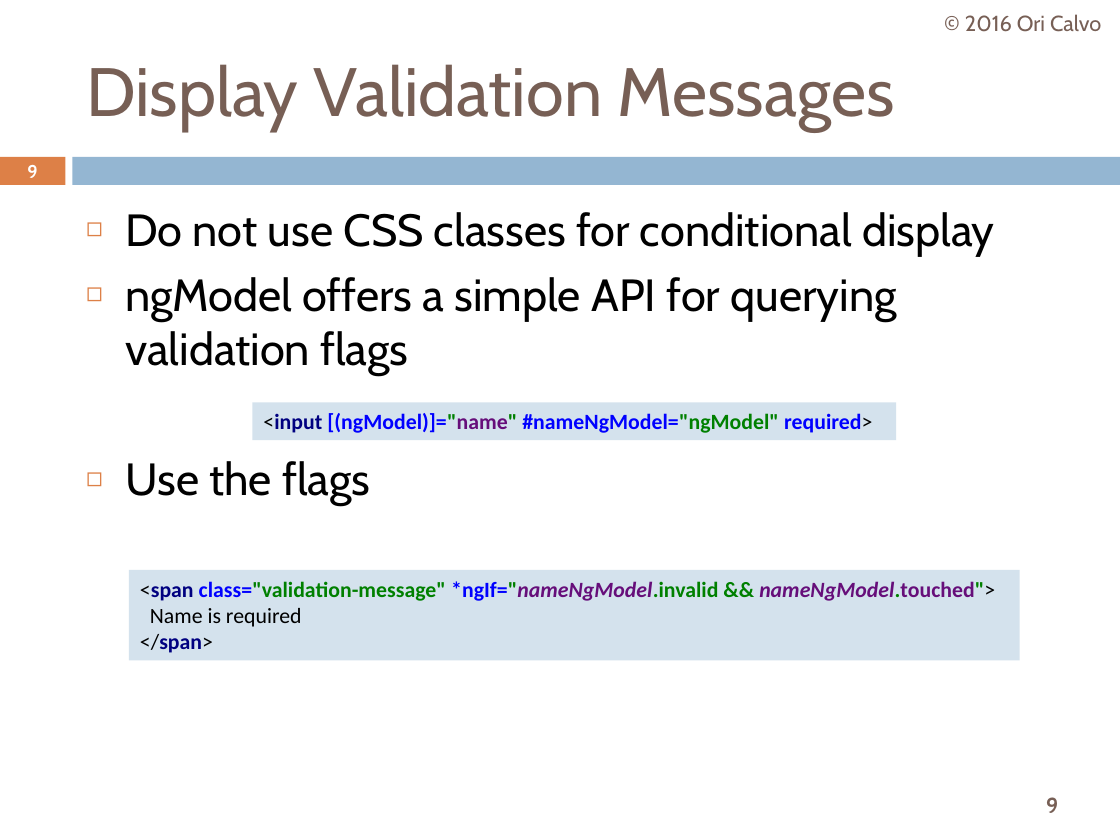
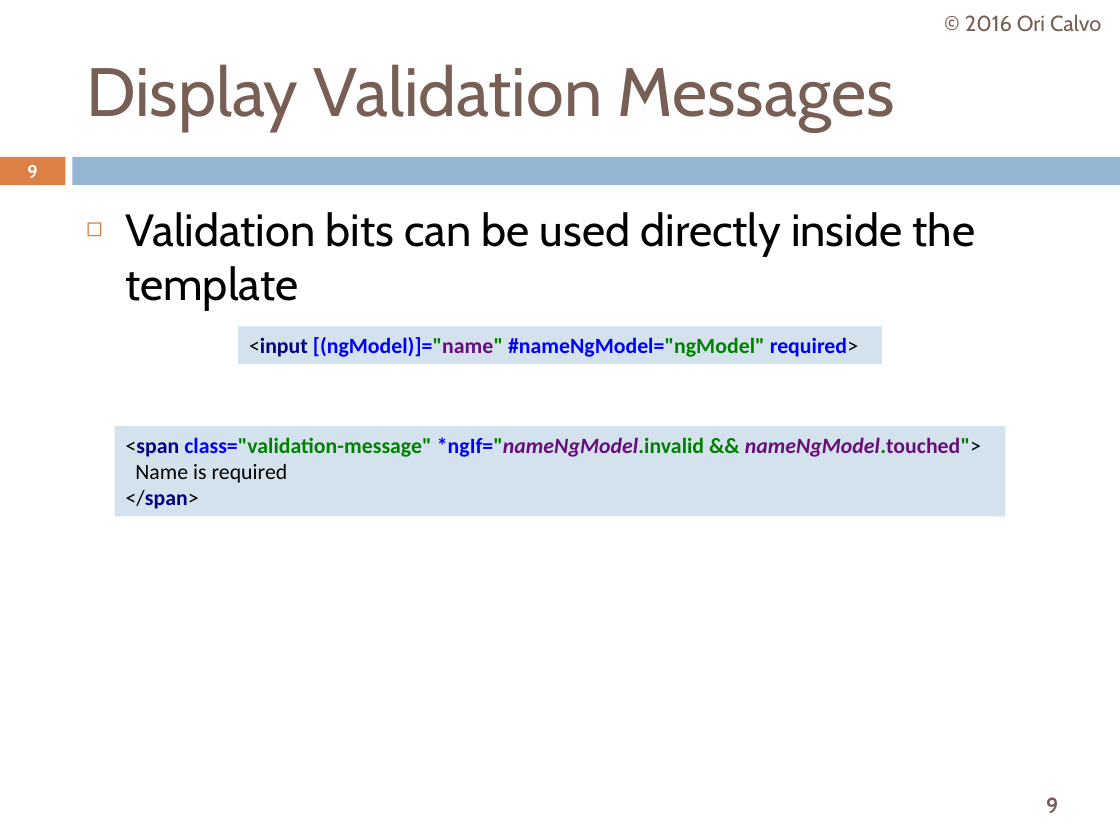
Before and after one commit to oricalvo/course-angular, a slide deck: slide 9 of PPTs/08 Forms.pptx. Drawn at 1120x840 pixels with LibreOffice and Linux fonts; fonts in the diff are those of the drawing. Boxes give left, top, right and bottom in pixels: in the first picture for what was removed or moved away, otherwise in the second. Text is boxed around its words. In the diff, an @@ line names an element or a change of style, - is before the commit and + after.

```diff
--- a/PPTs/08 Forms.pptx
+++ b/PPTs/08 Forms.pptx
@@ text at box(125, 212, 975, 311): text changed @@
-◻ Do not use CSS classes for conditional display
-◻ ngModel offers a simple API for querying validation flags
-◻ Use the flags
+◻ Validation bits can be used directly inside the template
@@ rectangle "<input [(ngModel)]="name" #nameNgModel="ngModel" required>": place and size @@
-rectangle "<input [(ngModel)]="name" #nameNgModel="ngModel" required>" at box(252, 402, 896, 440)
+rectangle "<input [(ngModel)]="name" #nameNgModel="ngModel" required>" at box(239, 326, 883, 364)
@@ rectangle "<span class="validation-message" *ngIf="nameNgModel.invalid  ...": place and size @@
-rectangle "<span class="validation-message" *ngIf="nameNgModel.invalid  ..." at box(129, 570, 1019, 661)
+rectangle "<span class="validation-message" *ngIf="nameNgModel.invalid  ..." at box(114, 426, 1005, 516)
```
Also in this commit, not shown: 10 other slides changed, 1 slide added, 2 other files.
